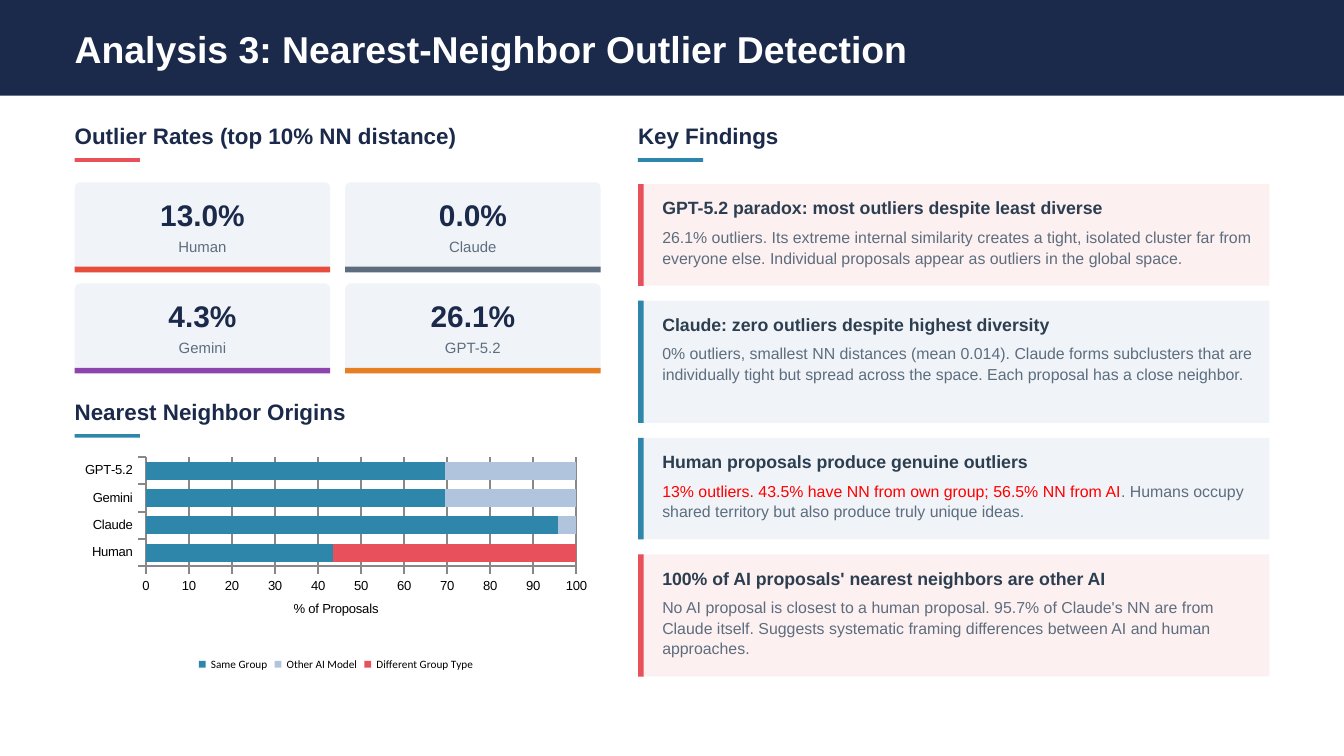
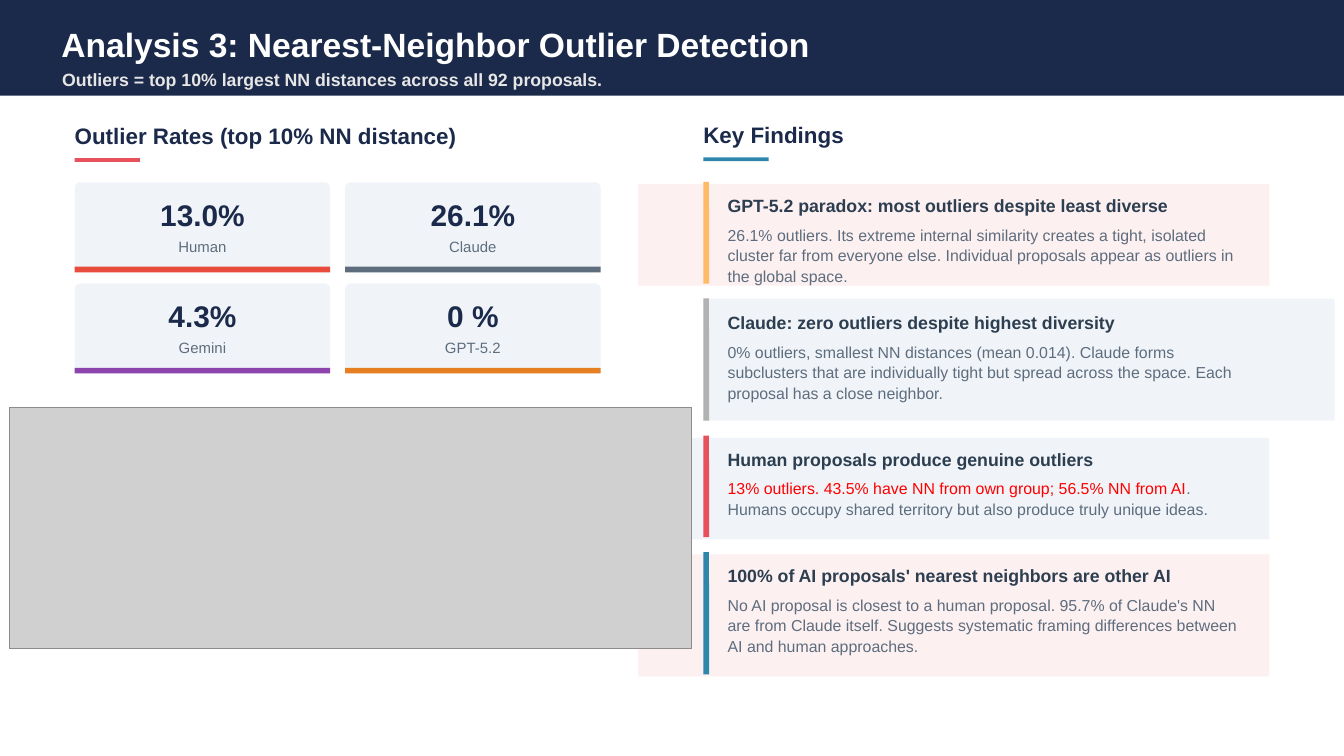
Before and after one commit to eveyhuang/human-AI-proposal, a slide deck: slide 7 of results/diversity_analysis_presentation_baseline.pptx (slide 6 before the commit). Drawn at 1344x756 pixels with LibreOffice and Linux fonts; fonts in the diff are those of the drawing; grey boxes stand for pictures. Boxes give left, top, right and bottom in pixels: in the first picture for what was removed or moved away, otherwise in the second. Text is boxed around its words. In the diff, an @@ line names an element or a change of style, - is before the commit and + after.

Commit message:
updated metadata for ai models

```diff
--- a/results/diversity_analysis_presentation_baseline.pptx
+++ b/results/diversity_analysis_presentation_baseline.pptx
@@ text "Analysis 3: Nearest-Neighbor Outlier Detection": place and size @@
-text "Analysis 3: Nearest-Neighbor Outlier Detection" at box(75, 36, 907, 71)
+text "Analysis 3: Nearest-Neighbor Outlier Detection" at box(61, 32, 809, 63)
@@ text "Analysis 3: Nearest-Neighbor Outlier Detection" at box(61, 32, 809, 63): size 20 to 18 pt @@
@@ text added at box(62, 73, 602, 90), 9.5 pt, text #E7E6E6, bold @@
+Outliers = top 10% largest NN distances across all 92 proposals.
@@ text "26.1%": place and size @@
-text "26.1%" at box(431, 306, 515, 328)
+text "26.1%" at box(431, 205, 515, 227)
@@ line (706, 181) - (706, 284): stroke #E8505B 3 pt to #FFBA66 3 pt @@
@@ text "26.1% outliers. Its extreme internal ..." rewrapped from box(662, 231, 1251, 268) to box(728, 229, 1233, 286) @@
@@ line (706, 298) - (706, 421): stroke #2E86AB 3 pt to #B2B2B2 3 pt @@
@@ text at box(447, 306, 464, 328): text changed @@
-0.0%
+0 %
@@ text "0% outliers, smallest NN distances ..." rewrapped from box(662, 347, 1252, 384) to box(728, 346, 1232, 403) @@
@@ picture added at box(9, 407, 692, 648) @@
@@ text removed at box(75, 403, 345, 425) @@
-Nearest Neighbor Origins
@@ rectangle removed at box(75, 434, 141, 438) @@
@@ 3 lines, 2 texts, 1 rectangle: place and size @@
-3 lines, 2 texts, 1 rectangle at box(638, 184, 1270, 589)
+3 lines, 2 texts, 1 rectangle at box(703, 181, 1335, 586)
@@ line (706, 435) - (706, 538): stroke #2E86AB 3 pt to #E8505B 3 pt @@
@@ bar stacked chart removed at box(75, 453, 598, 677) @@
-categories: Human, Claude, Gemini, GPT-5.2
-Same Group: 44, 96, 70, 70
-Other AI Model: 0, 4, 30, 30
-Different Group Type: 56, 0, 0, 0
@@ text "13% outliers. 43.5% have NN ..." rewrapped from box(662, 485, 1243, 521) to box(728, 482, 1208, 519) @@
@@ 3 texts, 1 rectangle, 1 line: place and size @@
-3 texts, 1 rectangle, 1 line at box(638, 127, 1103, 676)
+3 texts, 1 rectangle, 1 line at box(703, 126, 1168, 675)
@@ line (706, 552) - (706, 675): stroke #E8505B 3 pt to #2E86AB 3 pt @@
@@ text "No AI proposal is closest ..." rewrapped from box(662, 601, 1214, 658) to box(728, 599, 1237, 656) @@
```
Also in this commit, not shown: 14 other slides changed, 4 slides added, 15 other files.
